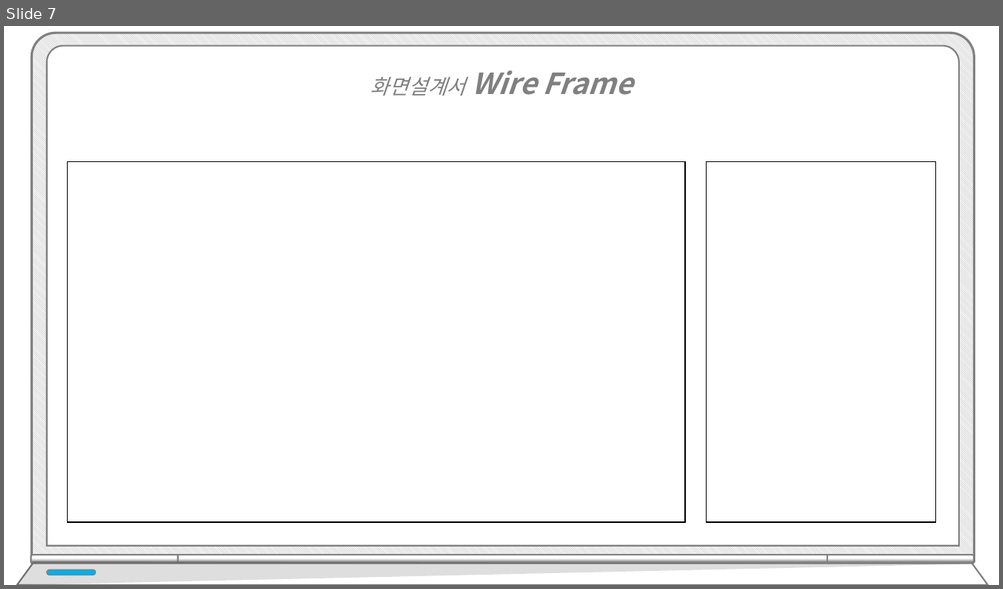
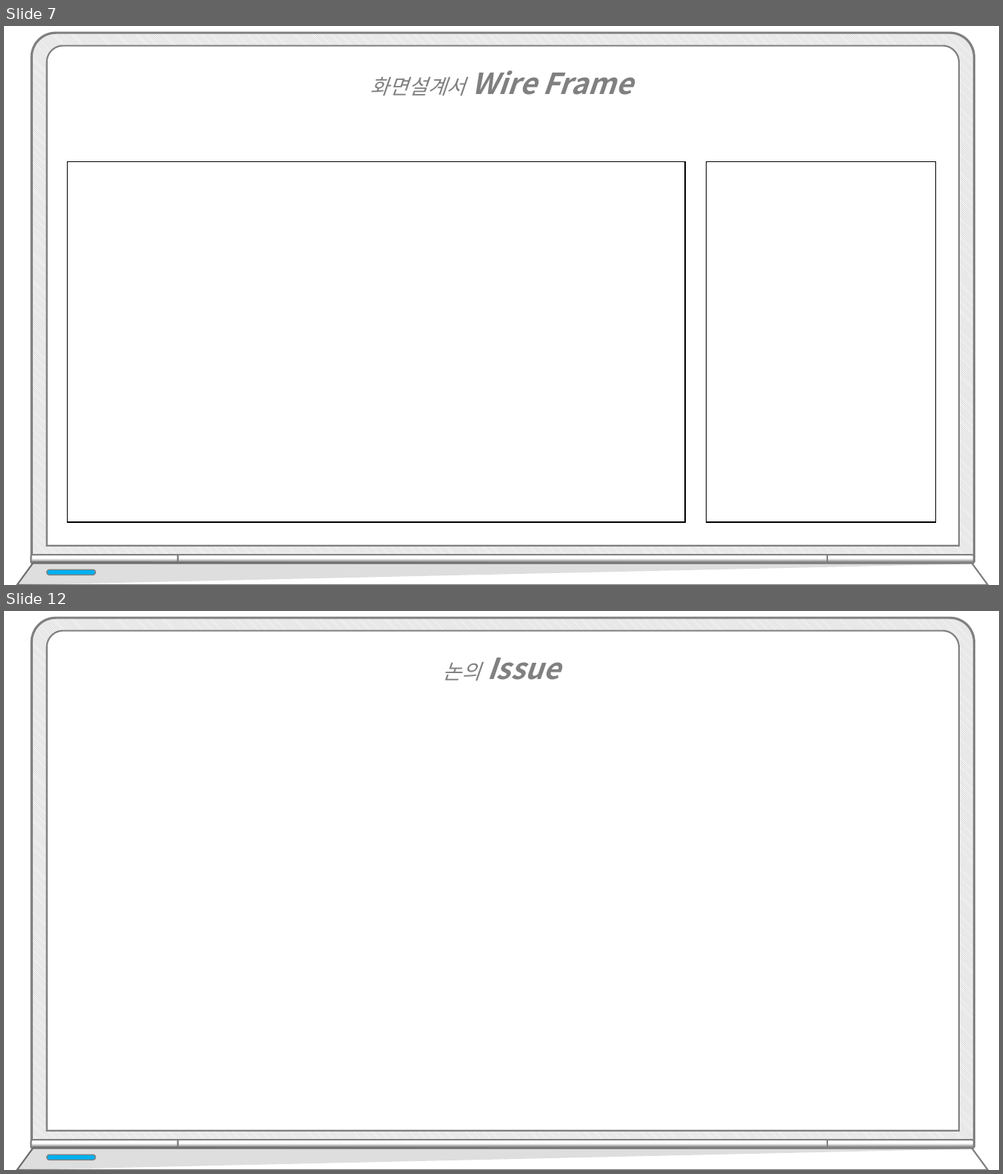
Before and after one commit to hhsw07/ezen-academy-projects, a slide deck: WebContent/발표/프로젝트5.pptx. Shown one above the other, each under a label of ours: slide 7 before the commit, slides 7 and 12 after it; the slides between them are not shown. The pictures are 1003x589 and 1003x1174 pixels, drawn with LibreOffice and Linux fonts; fonts in the diff are those of the drawing; background and template pictures are left out. Boxes give left, top, right and bottom in pixels: in the first picture for what was removed or moved away, otherwise in the second. Text is boxed around its words. In the diff, an @@ line names an element or a change of style, - is before the commit and + after.

```diff
--- a/WebContent/발표/프로젝트5.pptx
+++ b/WebContent/발표/프로젝트5.pptx
@@ slide 12 added at (4, 611, 999, 1170), background #FFFFFF @@
@@ text added at (443, 658, 560, 681), 28 pt, text #808080, bold, italic @@
+논의 Issue
@@ group added at (17, 618, 987, 1170): 5 round same rects, 2 freeform shapes, 1 rounded rectangle @@
```
Also in this commit, not shown: 4 other slides added.
